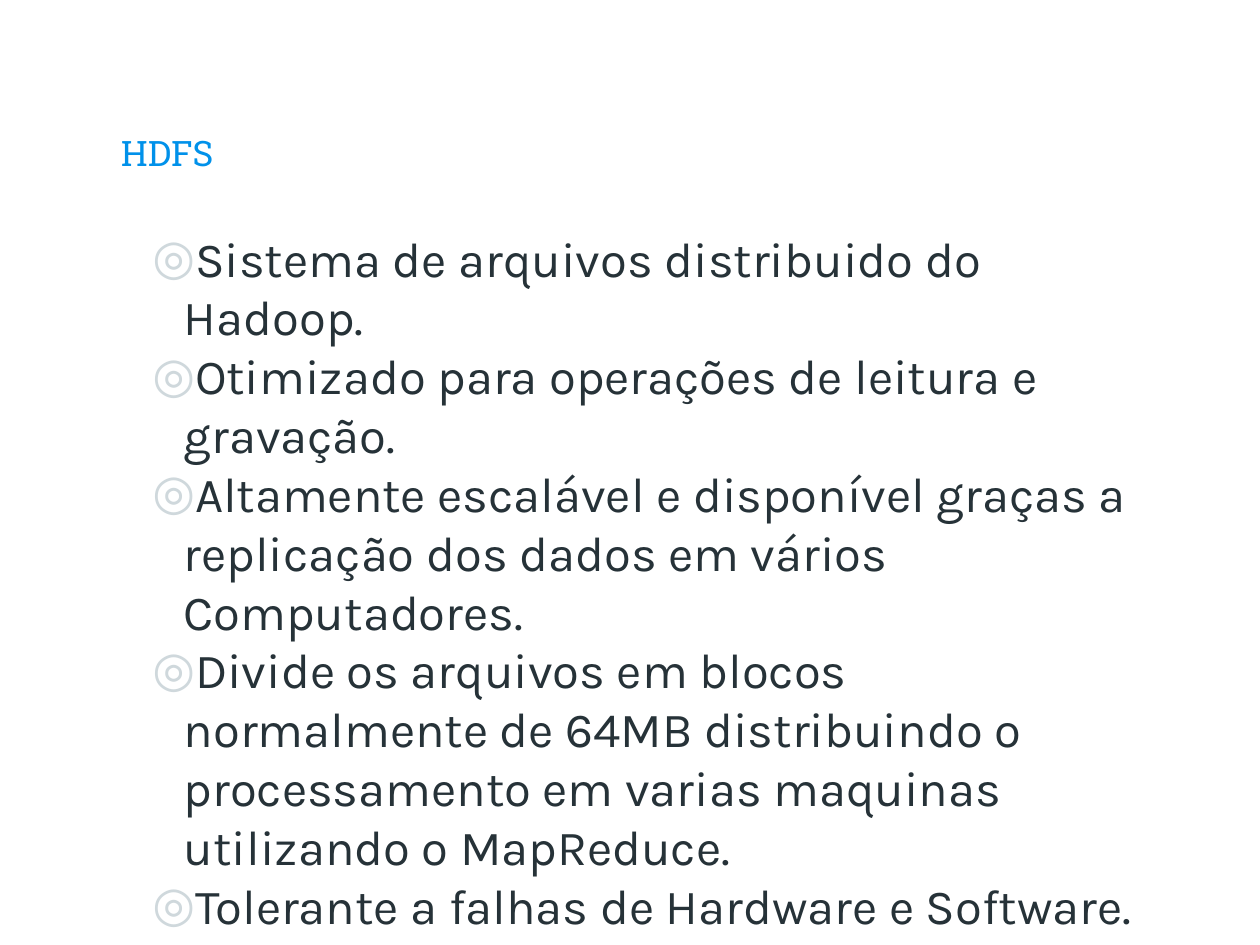
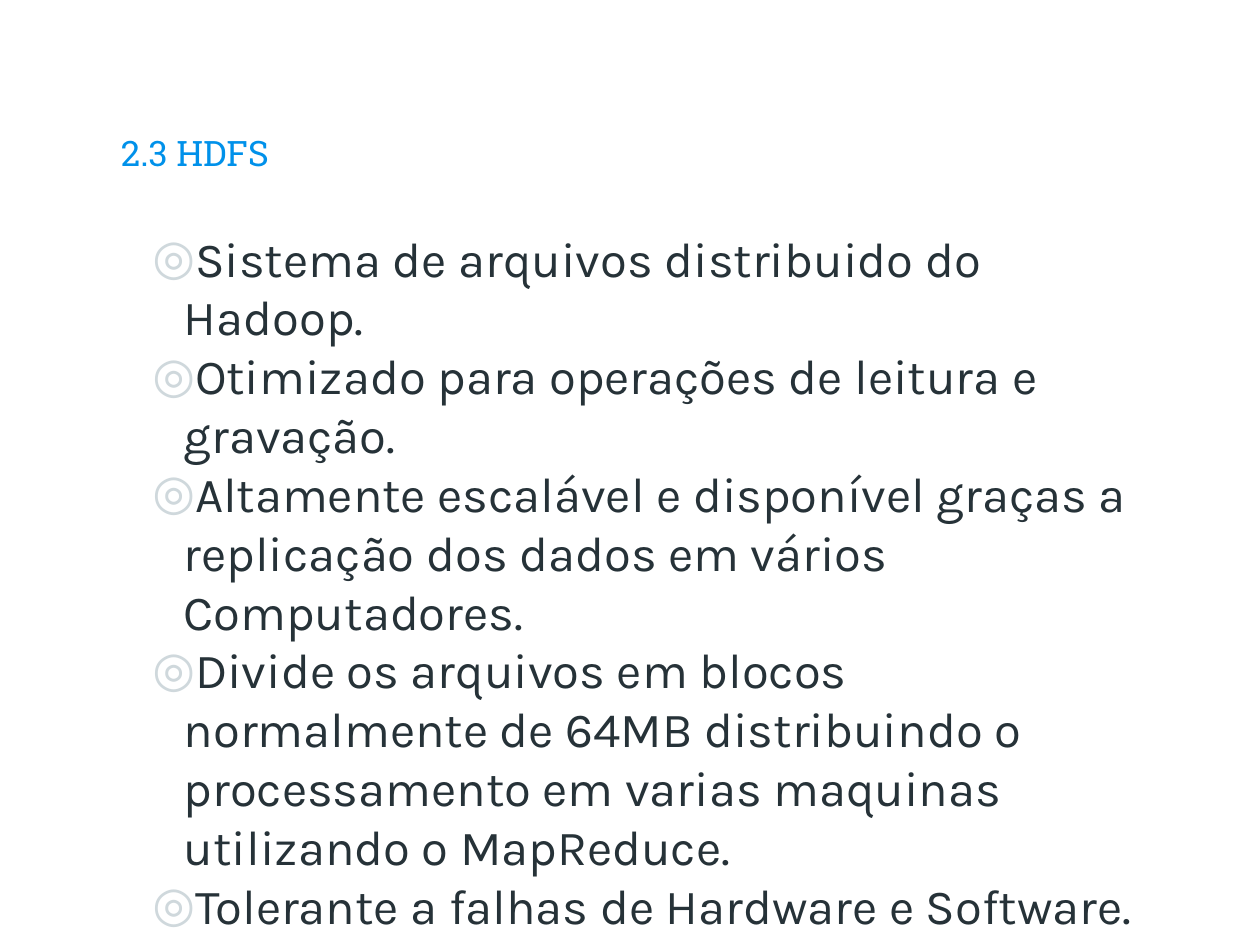
Before and after one commit to rafaelcam/tcc, a slide deck: slide 12 of TRABALHOS TEÓRICOS/Slide Apresentacao TCC.pptx (slide 11 before the commit). Drawn at 1260x945 pixels with LibreOffice and Linux fonts; fonts in the diff are those of the drawing; background and template pictures are left out. Boxes give left, top, right and bottom in pixels: in the first picture for what was removed or moved away, otherwise in the second. Text is boxed around its words. In the diff, an @@ line names an element or a change of style, - is before the commit and + after.

```diff
--- a/TRABALHOS TEÓRICOS/Slide Apresentacao TCC.pptx
+++ b/TRABALHOS TEÓRICOS/Slide Apresentacao TCC.pptx
@@ title at (121, 140, 268, 167): text changed @@
-HDFS
+2.3 HDFS
```
Also in this commit, not shown: 9 other slides changed, 11 slides added, 17 slides removed.
